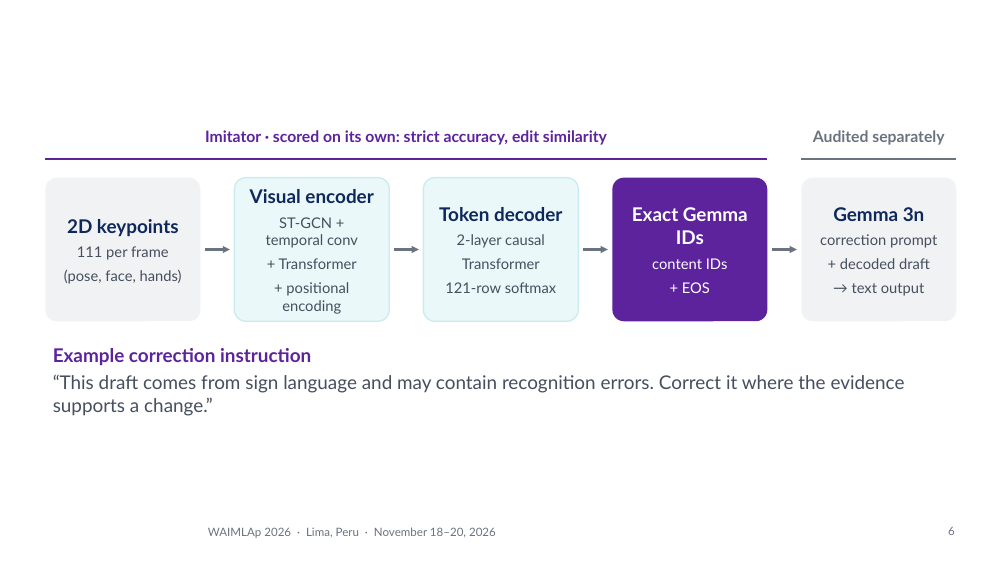
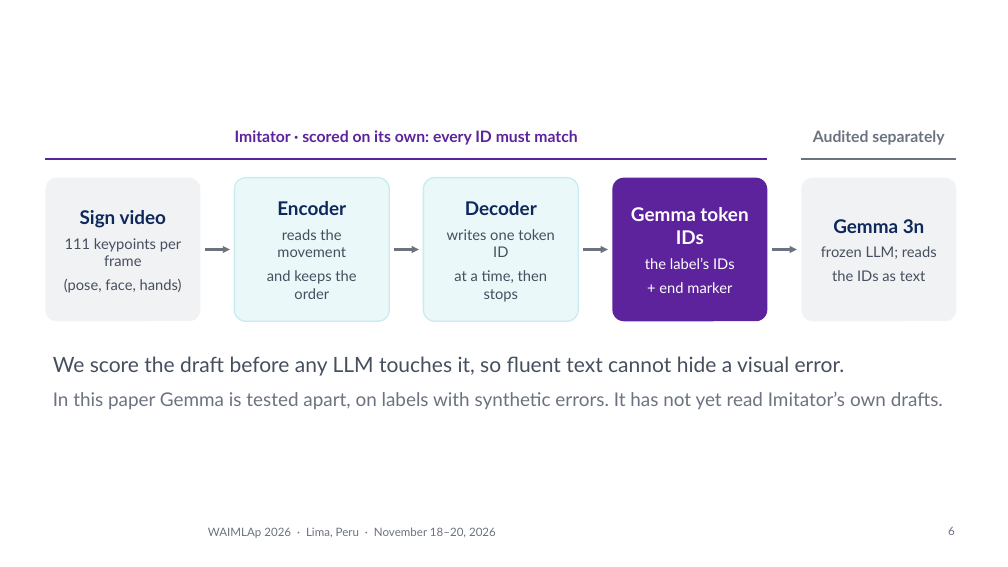
Before and after one commit to Percep3/Imitator, a slide deck: slide 6 of presentation/waimlap2026/imitator_waimlap2026.pptx. Drawn at 1008x567 pixels with LibreOffice and Linux fonts; fonts in the diff are those of the drawing; background and template pictures are left out. Boxes give left, top, right and bottom in pixels: in the first picture for what was removed or moved away, otherwise in the second. Text is boxed around its words. In the diff, an @@ line names an element or a change of style, - is before the commit and + after.

```diff
--- a/presentation/waimlap2026/imitator_waimlap2026.pptx
+++ b/presentation/waimlap2026/imitator_waimlap2026.pptx
@@ text at [235, 130, 577, 145]: text changed @@
-Imitator · scored on its own: strict accuracy, edit similarity
+Imitator · scored on its own: every ID must match
@@ text in rounded rectangle at [267, 201, 356, 299]: text changed @@
-Visual encoder
-ST-GCN + temporal conv
-+ Transformer
-+ positional encoding
+Encoder
+reads the movement
+and keeps the order
@@ text in rounded rectangle at [447, 201, 555, 302]: text changed @@
-Token decoder
-2-layer causal
-Transformer
-121-row softmax
+Decoder
+writes one token ID
+at a time, then stops
@@ text in rounded rectangle at [631, 207, 748, 293]: text changed @@
-Exact Gemma IDs
-content IDs
-+ EOS
+Gemma token IDs
+the label’s IDs
++ end marker
@@ text in rounded rectangle at [64, 210, 182, 293]: text changed @@
-2D keypoints
-111 per frame
-(pose, face, hands)
+Sign video
+111 keypoints per frame
+(pose, face, hands)
@@ text in rounded rectangle at [821, 246, 937, 281]: text changed @@
-correction prompt
-+ decoded draft
-→ text output
+frozen LLM; reads
+the IDs as text
@@ text at [53, 356, 943, 409]: text changed; text colour #464F5E to #6B7380 @@
-Example correction instruction
-“This draft comes from sign language and may contain recognition errors. Correct it where the evidence supports a change.”
+We score the draft before any LLM touches it, so fluent text cannot hide a visual error.
+In this paper Gemma is tested apart, on labels with synthetic errors. It has not yet read Imitator’s own drafts.
```
Also in this commit, not shown: 3 other slides changed, 1 slide added, 1 slide removed, 3 other files.
